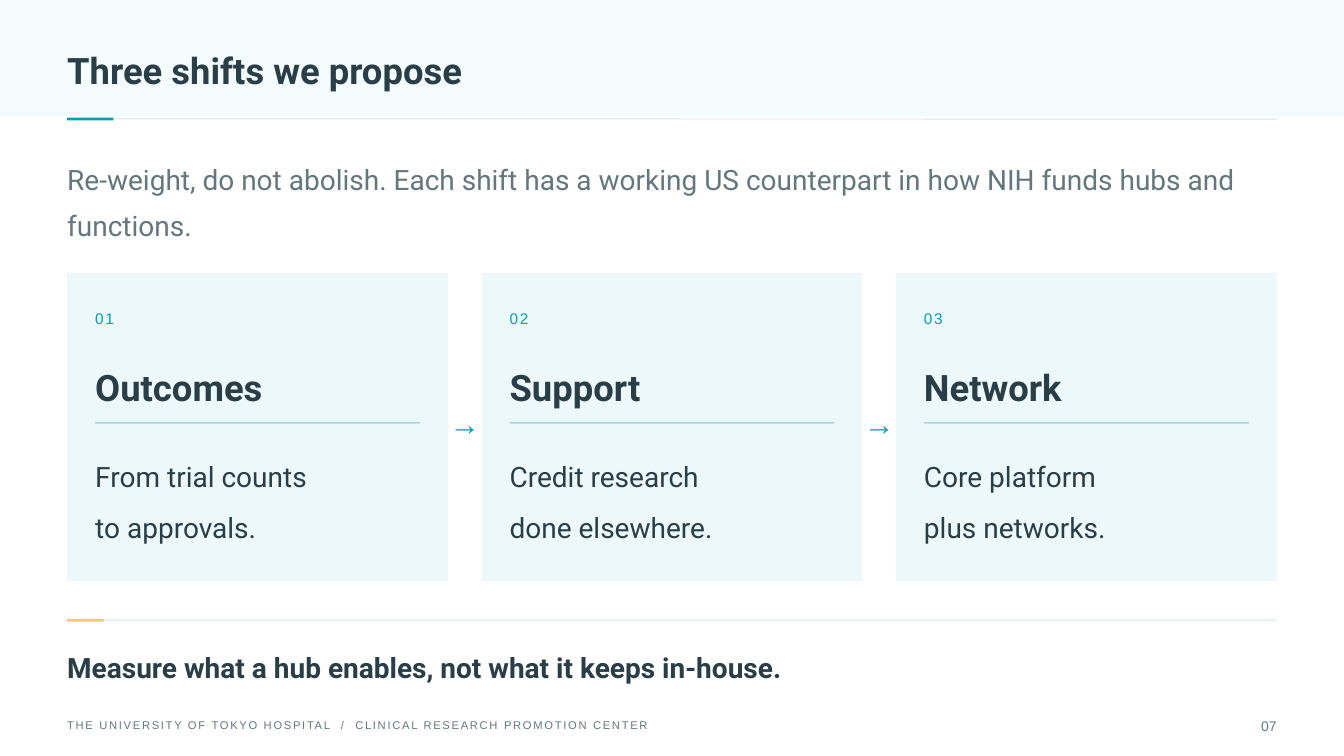
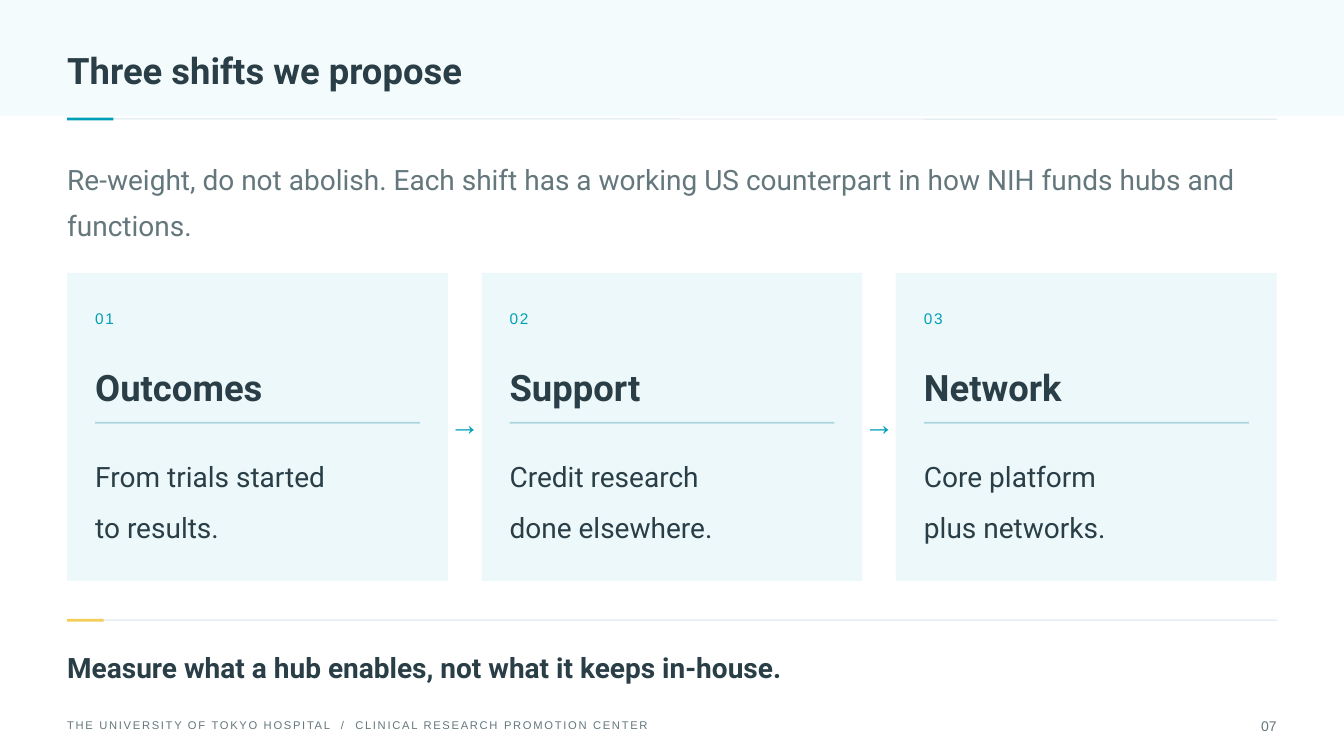
Before and after one commit to utokyo-crpc/slides, a slide deck: slide 7 of 20261007-cctsi/deck-16x9.pptx. Drawn at 1344x756 pixels with LibreOffice and Linux fonts; fonts in the diff are those of the drawing. Boxes give left, top, right and bottom in pixels: in the first picture for what was removed or moved away, otherwise in the second. Text is boxed around its words. In the diff, an @@ line names an element or a change of style, - is before the commit and + after.

```diff
--- a/20261007-cctsi/deck-16x9.pptx
+++ b/20261007-cctsi/deck-16x9.pptx
@@ text at (95, 466, 325, 539): text changed @@
-From trial counts
-to approvals.
+From trials started
+to results.
```
Also in this commit, not shown: 3 other slides changed, 1 slide removed, 5 other files.
